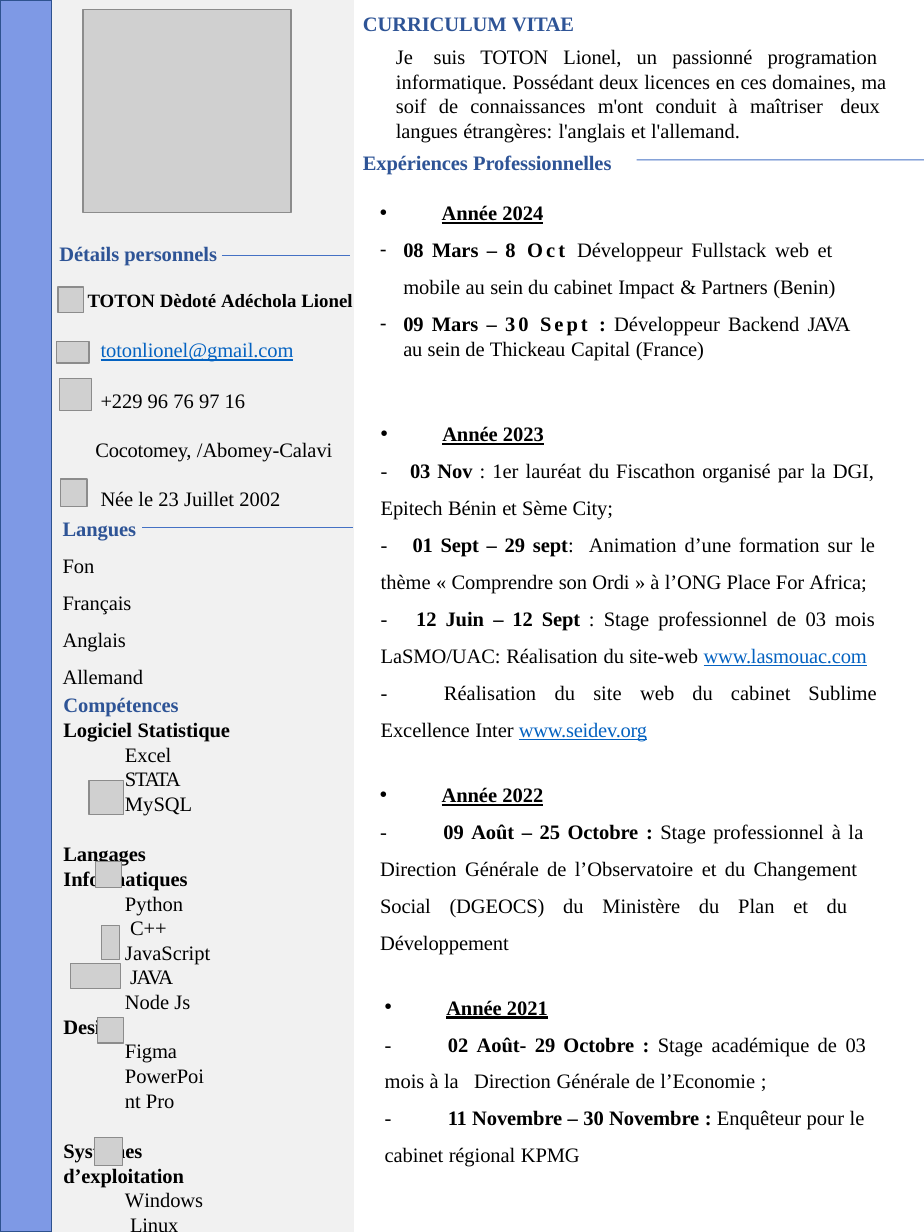
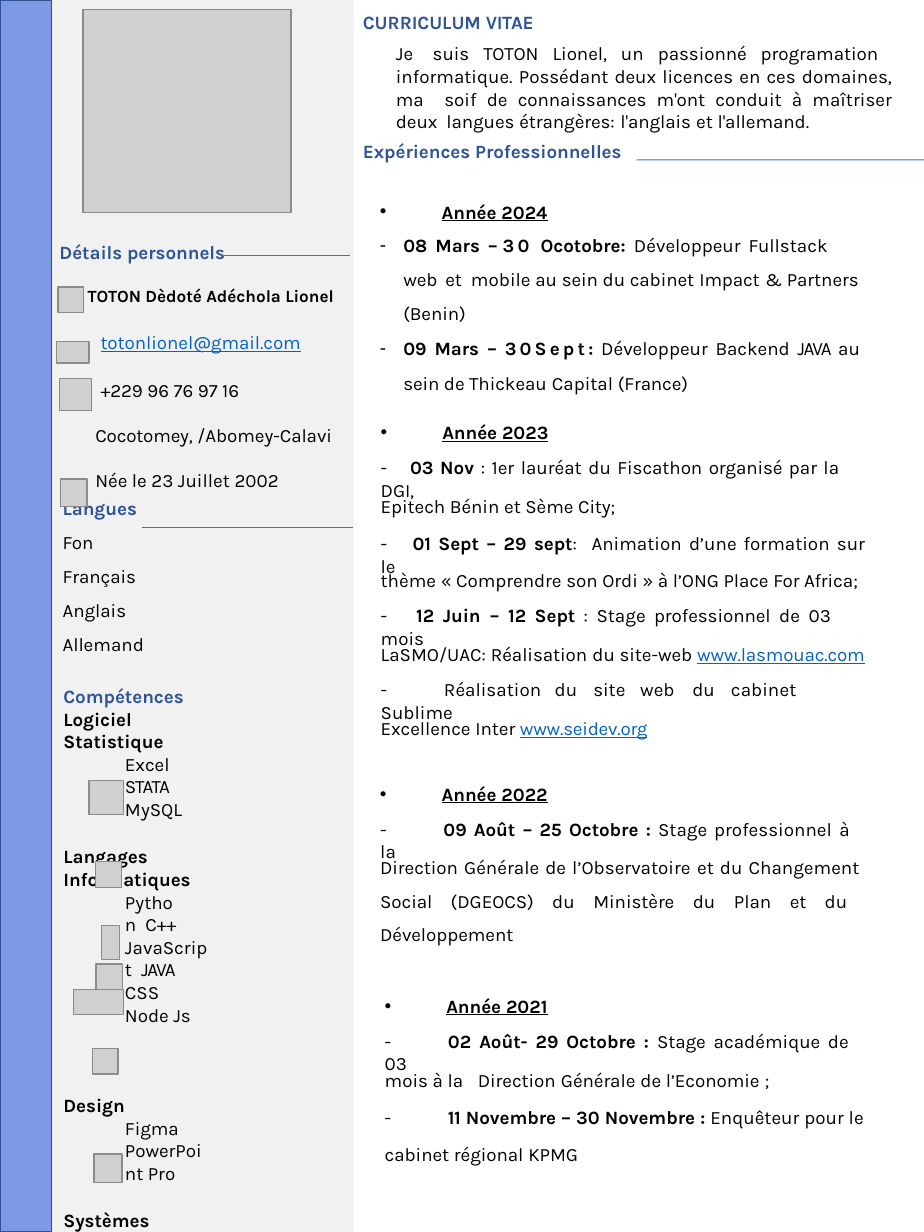
Before and after one commit to AInelo/pieces_family, a slide deck: slide 1 of Lionel/CV_TOTON_Lionel.pptx. Drawn at 924x1232 pixels with LibreOffice and Linux fonts; fonts in the diff are those of the drawing; grey boxes stand for pictures; background and template pictures are left out. Boxes give left, top, right and bottom in pixels: in the first picture for what was removed or moved away, otherwise in the second. Text is boxed around its words. In the diff, an @@ line names an element or a change of style, - is before the commit and + after.

```diff
--- a/Lionel/CV_TOTON_Lionel.pptx
+++ b/Lionel/CV_TOTON_Lionel.pptx
@@ text "Année 2024" at (403,238,860,395): size 12 to 11 pt, font Times New Roman to Karla in "Année 2024" @@
@@ text at (403,238,860,395): text changed; size 12 to 11 pt; font Times New Roman to Karla @@
-– 08 Mars – 8 Oct Développeur Fullstack web et mobile au sein du cabinet Impact & Partners (Benin)
-– 09 Mars – 30 Sept : Développeur Backend JAVA au sein de Thickeau Capital (France)
+– 08 Mars – 30 Ocotobre: Développeur Fullstack web et mobile au sein du cabinet Impact & Partners (Benin)
+– 09 Mars – 30Sept: Développeur Backend JAVA au
+sein de Thickeau Capital (France)
@@ text at (59,244,333,1180): size 12 to 11 pt in "Détails personnels", "totonlionel@gmail.com", "+229 96 76 97 16", "Cocotomey, /Abomey-Calavi Née le 23 Juillet 2002" and 12 more places; font Times New Roman to Karla; size 11 to 10 pt in "TOTON Dèdoté Adéchola Lionel" @@
@@ picture: place and size @@
-picture at (70,963,121,988)
+picture at (74,989,124,1014)
@@ picture added at (96,965,122,991) @@
@@ text at (125,964,176,1000): text changed; size 12 to 11 pt; font Times New Roman to Karla @@
-JavaScript JAVA
+JavaScript JAVA CSS
@@ size 12 to 11 pt, font Times New Roman to Karla in 13 elements at (413,537,865,555), (448,1110,864,1129), (385,1070,760,1088), (381,718,648,740), (381,496,615,518), (410,424,839,479), (381,570,858,627), (381,644,865,697), (442,786,849,841), (385,1146,578,1166), (363,16,892,163), (380,857,860,946), (385,998,849,1071) @@
@@ picture: place and size @@
-picture at (97,1018,123,1044)
+picture at (92,1048,118,1074)
@@ picture: place and size @@
-picture at (95,1137,123,1165)
+picture at (94,1154,122,1183)
```
Also in this commit, not shown: 1 other slide changed, 27 other files.
